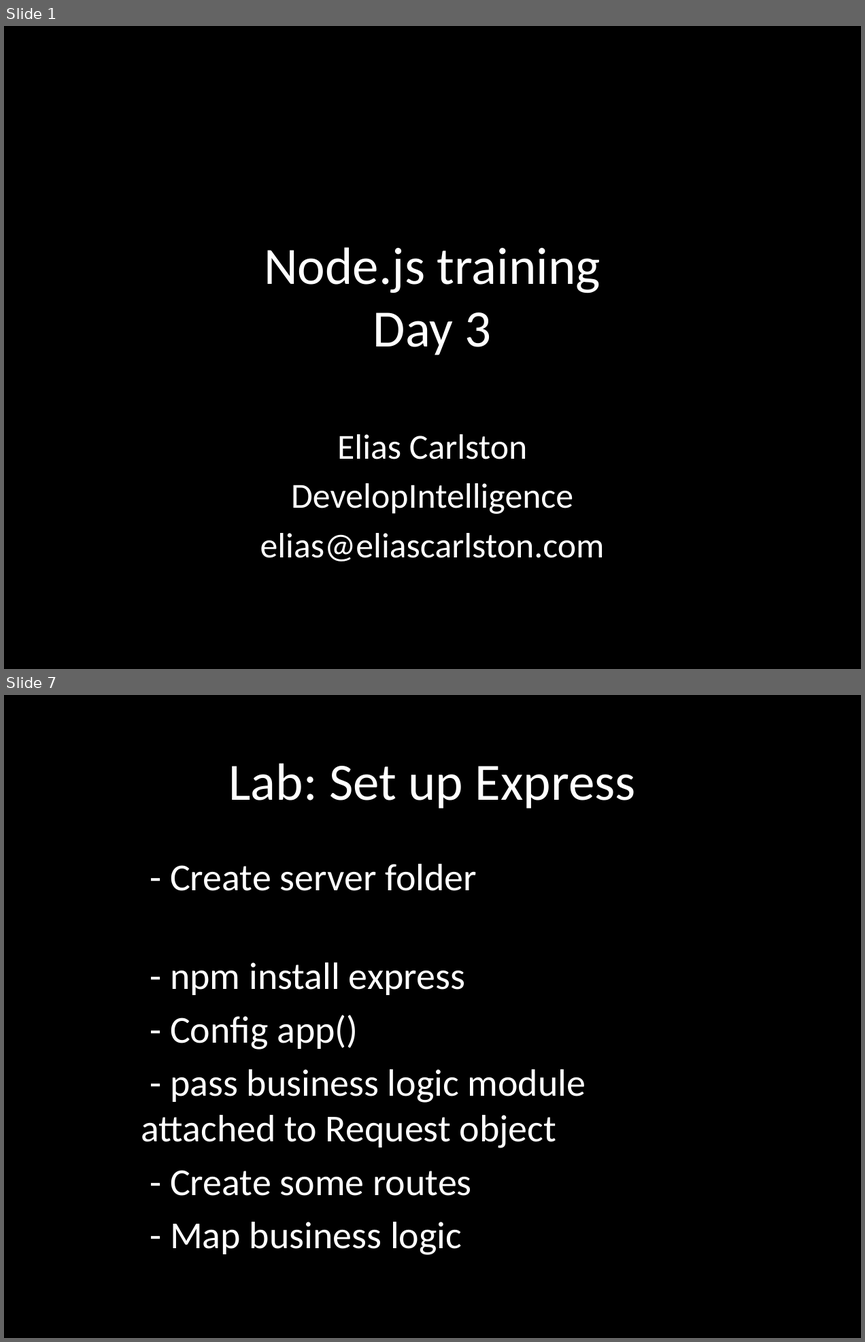
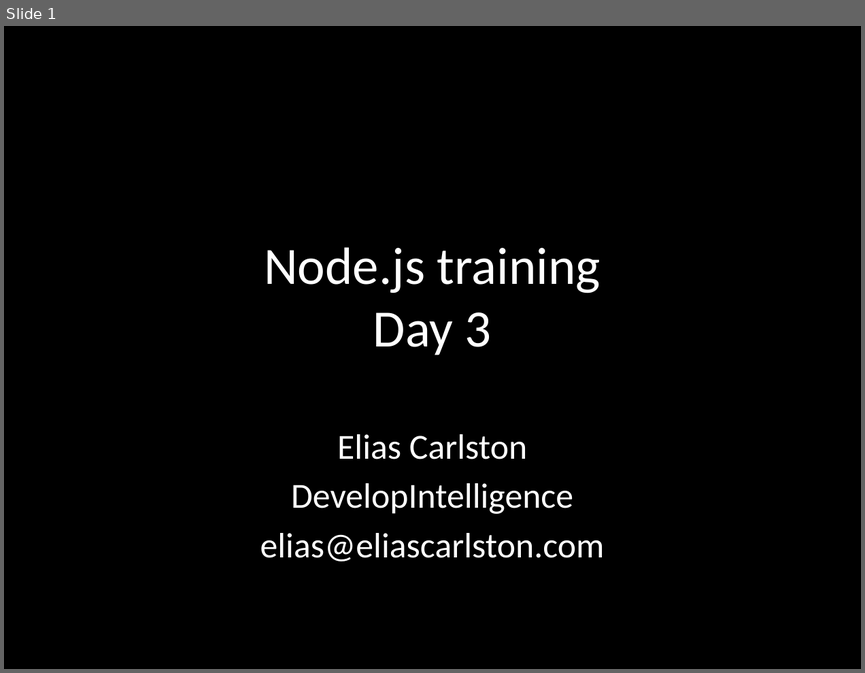
Before and after one commit to eliasjames/training-node, a slide deck: slides/Node Slides Day 3.pptx. Shown one above the other, each under a label of ours: slides 1 and 7 before the commit, slide 1 after it; the slides between them are not shown. The pictures are 865x1342 and 865x673 pixels, drawn with LibreOffice and Linux fonts; fonts in the diff are those of the drawing. Boxes give left, top, right and bottom in pixels: in the first picture for what was removed or moved away, otherwise in the second. Text is boxed around its words. In the diff, an @@ line names an element or a change of style, - is before the commit and + after.

```diff
--- a/slides/Node Slides Day 3.pptx
+++ b/slides/Node Slides Day 3.pptx
@@ slide 7 removed at <box>4,695,861,1338</box>, background #000000 @@
@@ title removed at <box>229,763,636,809</box> @@
-Lab: Set up Express
@@ subtitle removed at <box>141,864,586,1255</box> @@
-- Create server folder
-- npm install express
-- Config app()
-- pass business logic module attached to Request object
-- Create some routes
-- Map business logic
```
Also in this commit, not shown: 3 slides changed, 3 slides added, 2 other slides removed.
